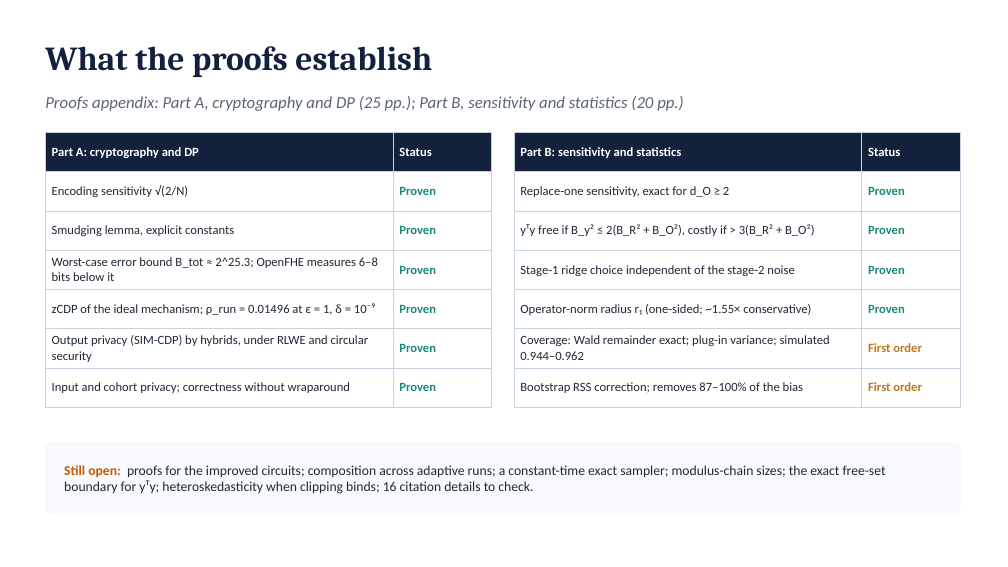
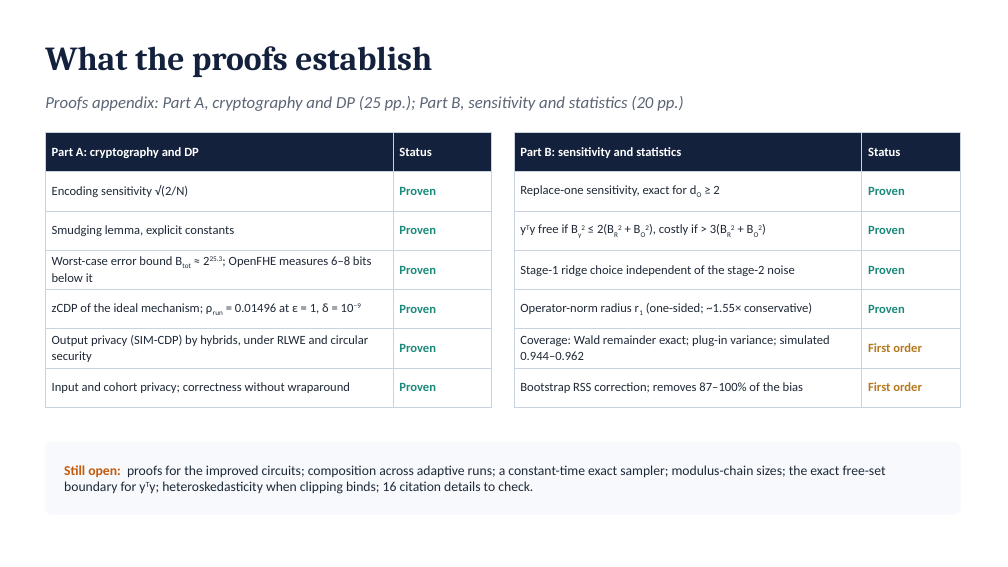
Before and after one commit to shukabh/VerticalFederatedRegression, a slide deck: slide 36 of slides/vfl_scenarioB_deck.pptx. Drawn at 1008x567 pixels with LibreOffice and Linux fonts; fonts in the diff are those of the drawing. Boxes give left, top, right and bottom in pixels: in the first picture for what was removed or moved away, otherwise in the second. Text is boxed around its words. In the diff, an @@ line names an element or a change of style, - is before the commit and + after.

```diff
--- a/slides/vfl_scenarioB_deck.pptx
+++ b/slides/vfl_scenarioB_deck.pptx
@@ table at box(45, 132, 492, 397) @@
-row 4, column 1: Worst-case error bound B_tot ≈ 2^25.3; OpenFHE measures 6–8 bits below it
+row 4, column 1: Worst-case error bound Btot ≈ 225.3; OpenFHE measures 6–8 bits below it
-row 5, column 1: zCDP of the ideal mechanism; ρ_run = 0.01496 at ε = 1, δ = 10⁻⁹
+row 5, column 1: zCDP of the ideal mechanism; ρrun = 0.01496 at ε = 1, δ = 10−9
@@ table at box(514, 132, 960, 397) @@
-row 2, column 1: Replace-one sensitivity, exact for d_O ≥ 2
+row 2, column 1: Replace-one sensitivity, exact for dO ≥ 2
-row 3, column 1: yᵀy free if B_y² ≤ 2(B_R² + B_O²), costly if > 3(B_R² + B_O²)
+row 3, column 1: yTy free if By2 ≤ 2(BR2 + BO2), costly if > 3(BR2 + BO2)
-row 5, column 1: Operator-norm radius r₁ (one-sided; ~1.55× conservative)
+row 5, column 1: Operator-norm radius r1 (one-sided; ~1.55× conservative)
@@ text at box(64, 465, 886, 494): text changed @@
-Still open: proofs for the improved circuits; composition across adaptive runs; a constant-time exact sampler; modulus-chain sizes; the exact free-set boundary for yᵀy; heteroskedasticity when clipping binds; 16 citation details to check.
+Still open: proofs for the improved circuits; composition across adaptive runs; a constant-time exact sampler; modulus-chain sizes; the exact free-set boundary for yTy; heteroskedasticity when clipping binds; 16 citation details to check.
```
Also in this commit, not shown: 25 other slides changed, 21 other files.
